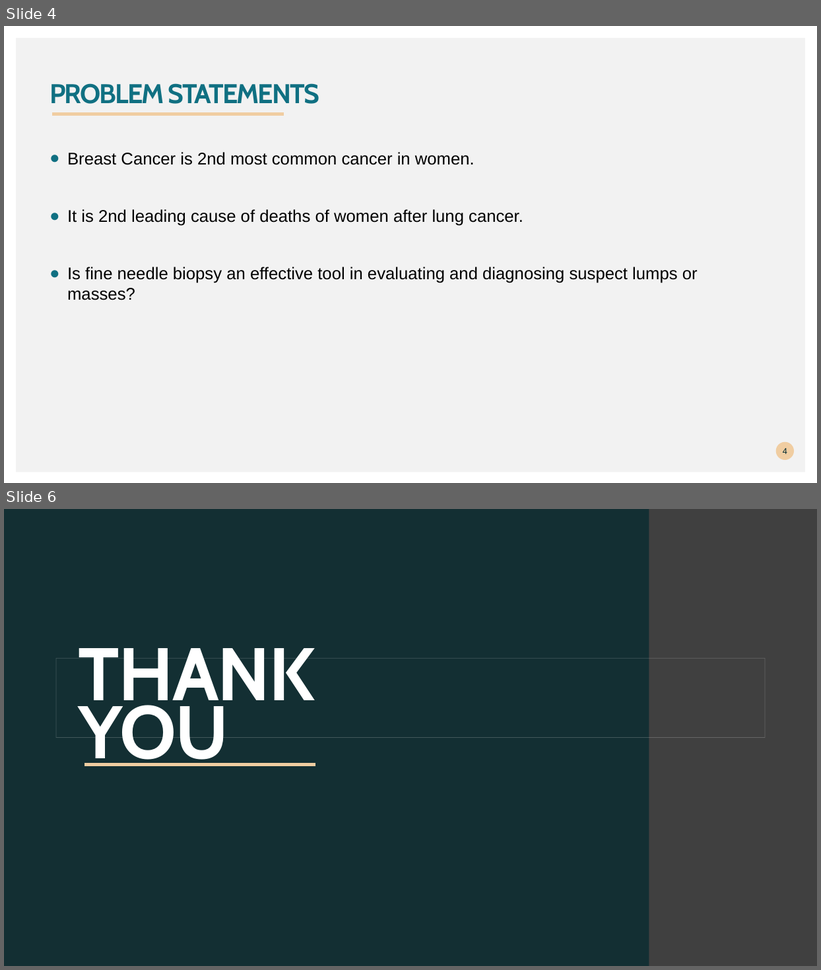
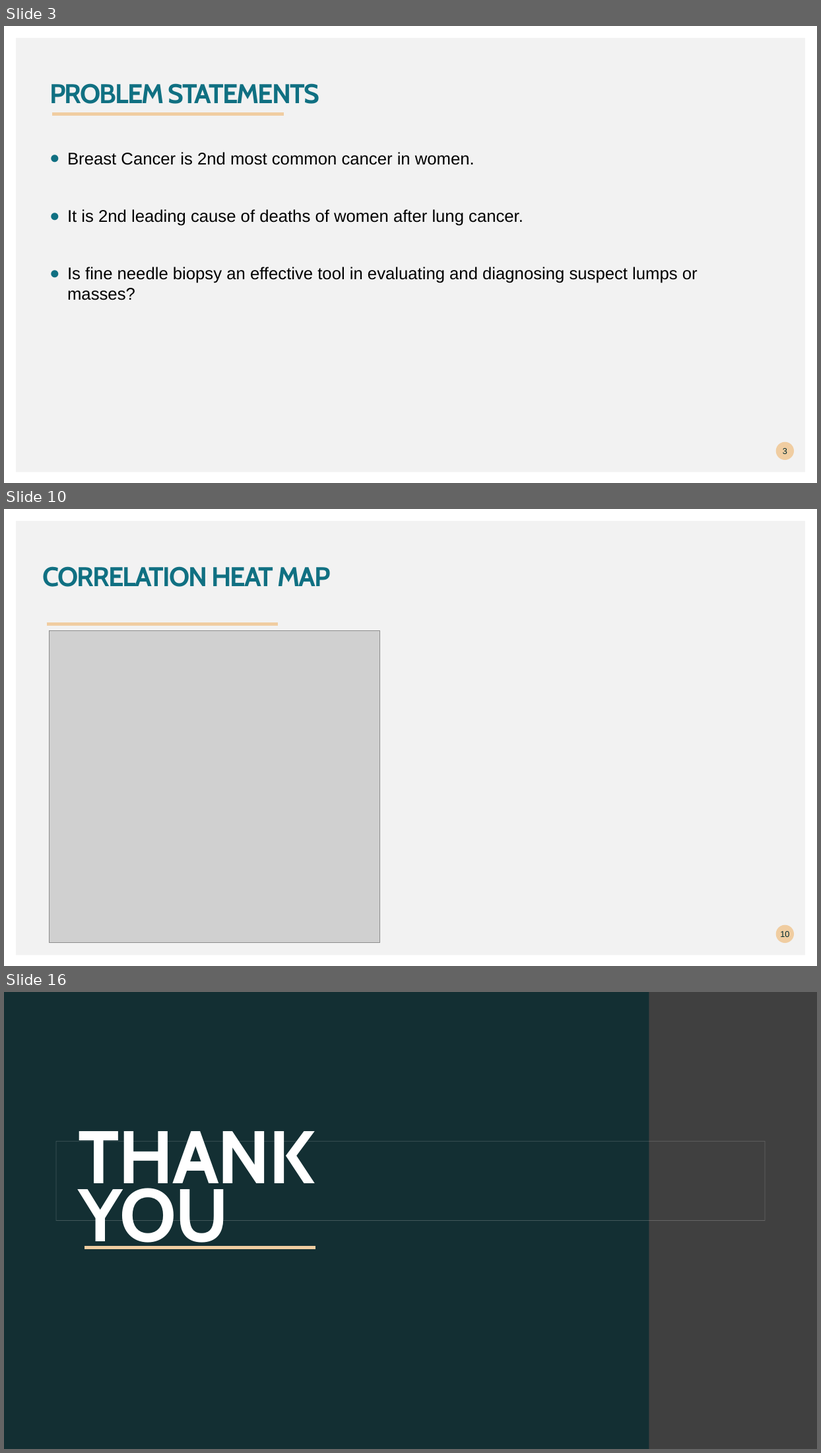
Before and after one commit to saurabhbiswas1985/Predictive-Analytics-Project, a slide deck: Breast cancer prediction.pptx. Shown one above the other, each under a label of ours: slides 4 and 6 before the commit, slides 3, 10 and 16 after it; the slides between them are not shown. The pictures are 821x970 and 821x1453 pixels, drawn with LibreOffice and Linux fonts; fonts in the diff are those of the drawing; grey boxes stand for pictures; background and template pictures are left out. Boxes give left, top, right and bottom in pixels: in the first picture for what was removed or moved away, otherwise in the second. Text is boxed around its words. In the diff, an @@ line names an element or a change of style, - is before the commit and + after.

```diff
--- a/Breast cancer prediction.pptx
+++ b/Breast cancer prediction.pptx
@@ slide 10 added at <box>4,509,817,966</box>, background #FFFFFF; not listed: 1 template element that a slide beside it also shows @@
@@ title added at <box>43,566,331,587</box>, 32 pt, text #107082, bold @@
+CORRELATION HEAT MAP
@@ freeform shape added at <box>47,621,279,625</box>, outline #F0CDA1 4.32 pt @@
@@ picture added at <box>50,631,380,943</box> @@
@@ page number added at <box>776,925,795,944</box>, fill #F0CDA1, 10 pt, text #00292E @@
+10
@@ what was slide 4 is now slide 3 @@
@@ page number at <box>783,448,787,454</box>: text changed @@
-4
+3
@@ what was slide 6 is now slide 16 @@
```
Also in this commit, not shown: 2 slides changed, 10 other slides added, 1 slide removed, 1 other file.
